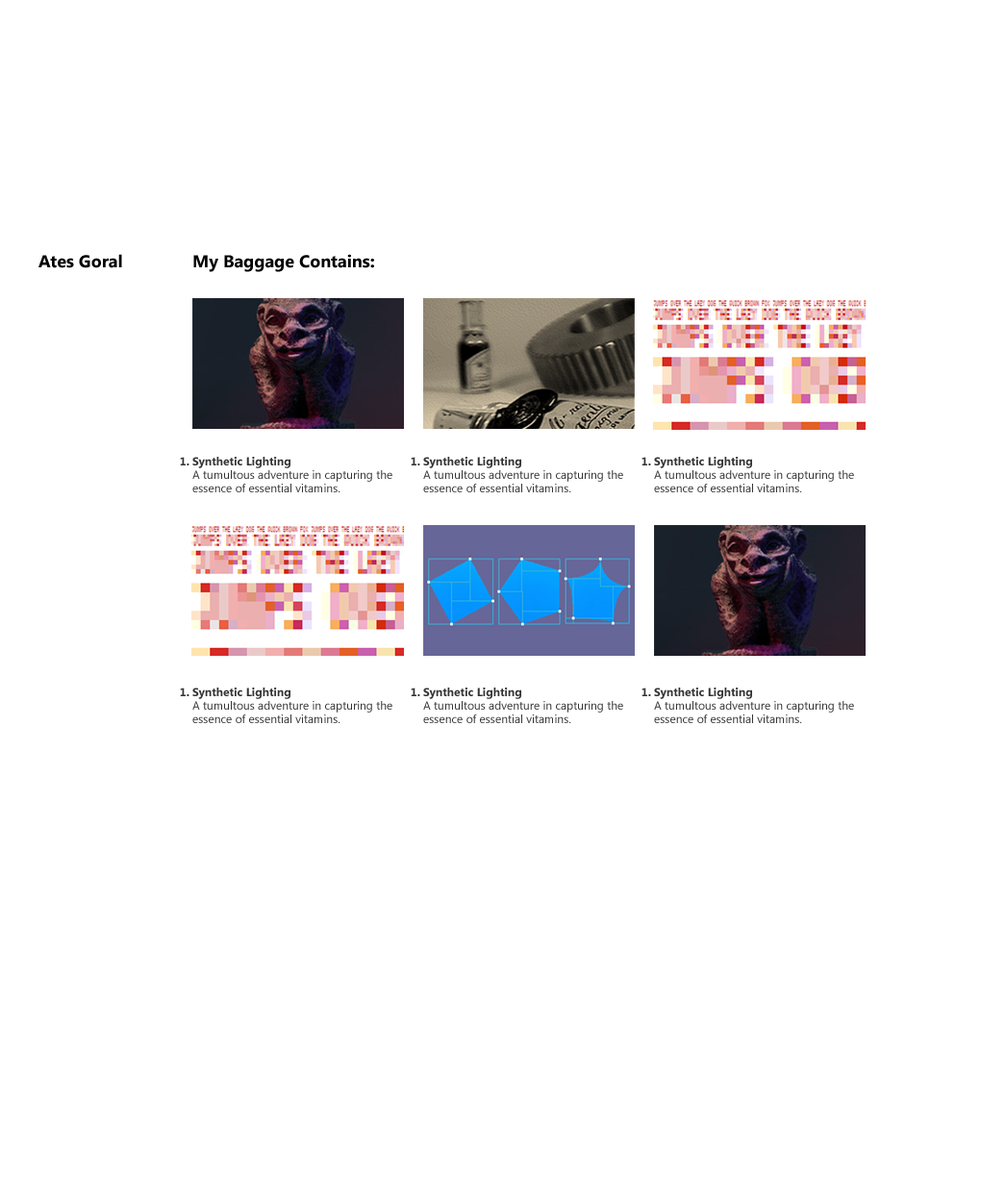
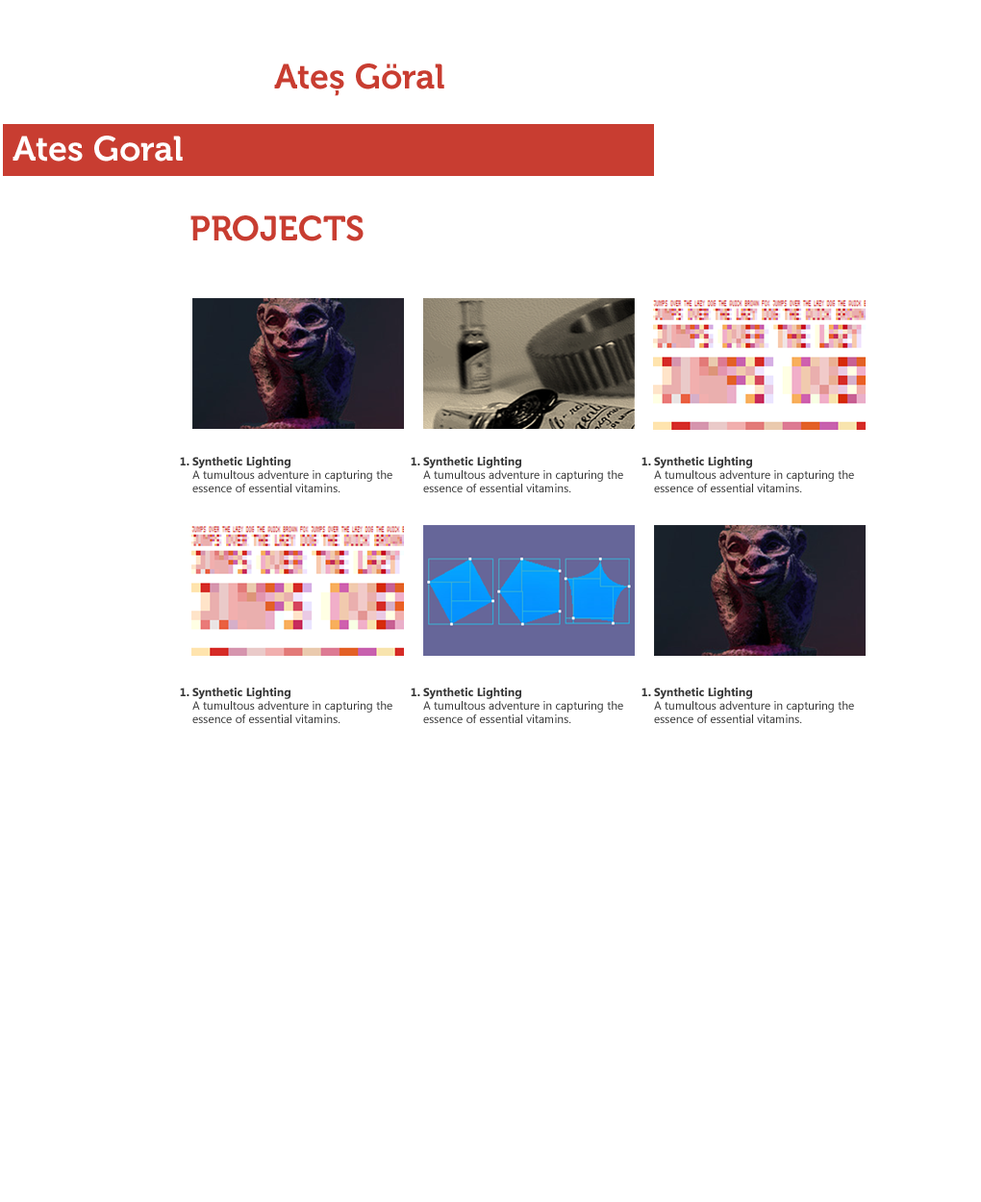
Layered file, before and after one edit (w=981, h=1202). Changes by layer:
added layer "Ateş Göral" above "Ates Goral" over box(274, 63, 445, 97)
added layer "Ates Goral" (2nd of 3) above "Layer 6" over box(12, 135, 183, 162)
added layer "Layer 6" above "PROJECTS" over box(2, 124, 655, 177)
added layer "PROJECTS" (1st of 2) above "PROJECTS" over box(190, 215, 364, 242)
hid "Experiments" over box(193, 253, 375, 273)
hid "Ates Goral" (3rd of 3) over box(38, 253, 123, 269)
